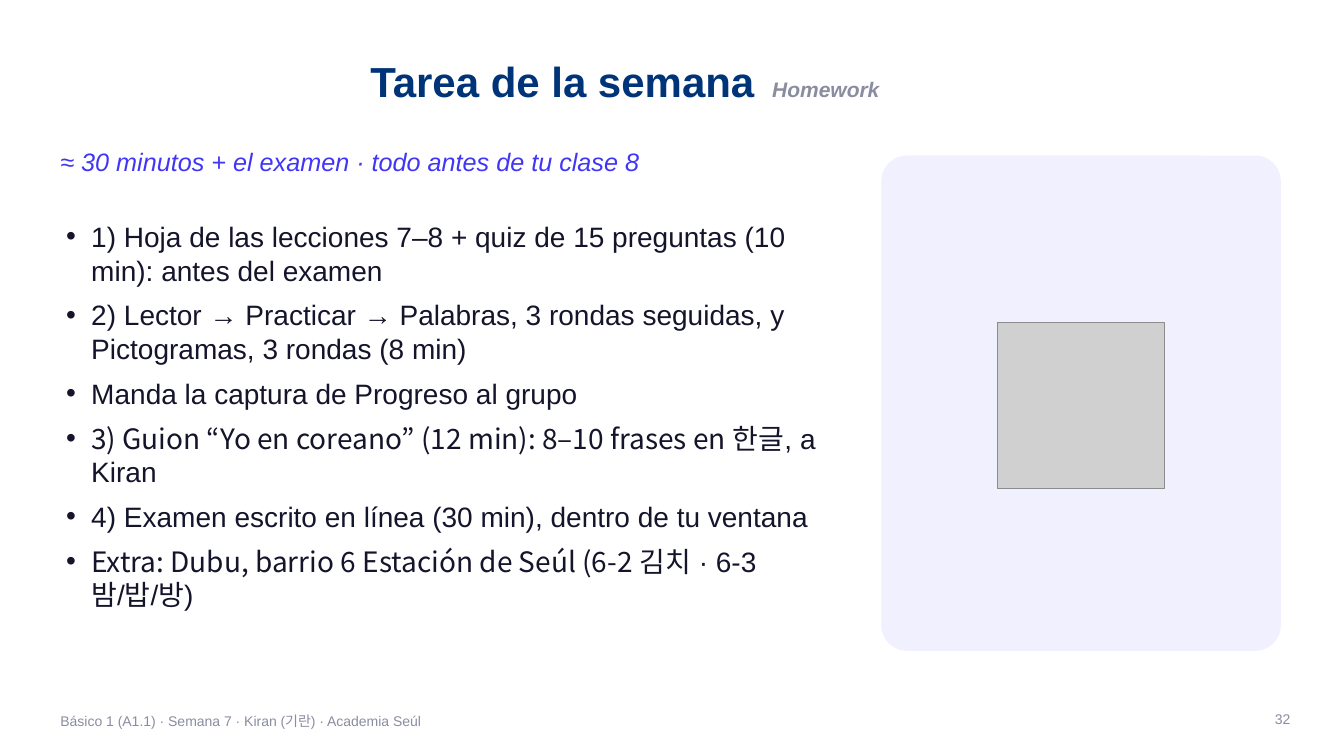
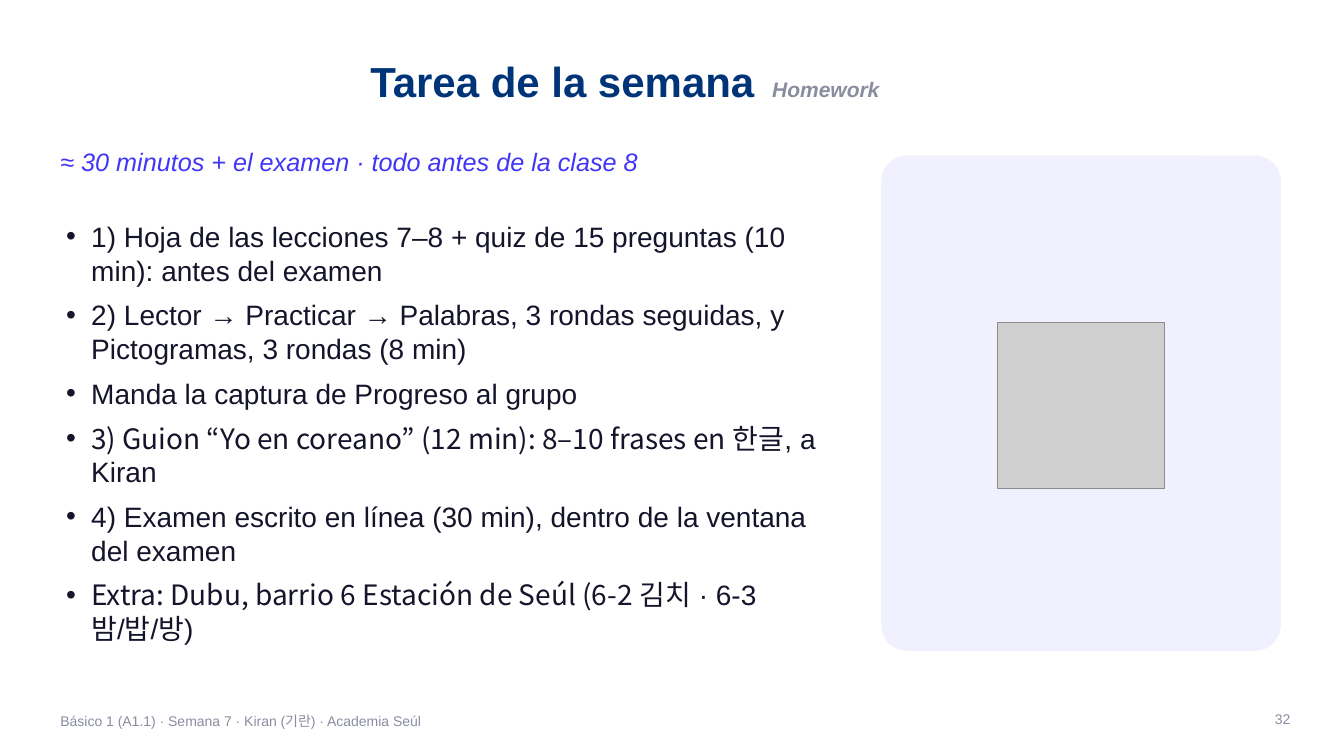
Before and after one commit to academiaseul/ACADEMIASEULWEB, a slide deck: slide 32 of Curriculo/Fase2_Basico1/decks/Basico1_S07_Kiran.pptx. Drawn at 1344x756 pixels with LibreOffice and Linux fonts; fonts in the diff are those of the drawing; grey boxes stand for pictures; background and template pictures are left out. Boxes give left, top, right and bottom in pixels: in the first picture for what was removed or moved away, otherwise in the second. Text is boxed around its words. In the diff, an @@ line names an element or a change of style, - is before the commit and + after.

```diff
--- a/Curriculo/Fase2_Basico1/decks/Basico1_S07_Kiran.pptx
+++ b/Curriculo/Fase2_Basico1/decks/Basico1_S07_Kiran.pptx
@@ text at bbox=[81, 152, 638, 172]: text changed @@
-≈ 30 minutos + el examen · todo antes de tu clase 8
+≈ 30 minutos + el examen · todo antes de la clase 8
@@ text at bbox=[91, 506, 806, 562]: text changed @@
-• 4) Examen escrito en línea (30 min), dentro de tu ventana
+• 4) Examen escrito en línea (30 min), dentro de la ventana del examen
```
Also in this commit, not shown: 4 other slides changed, 23 other files.
